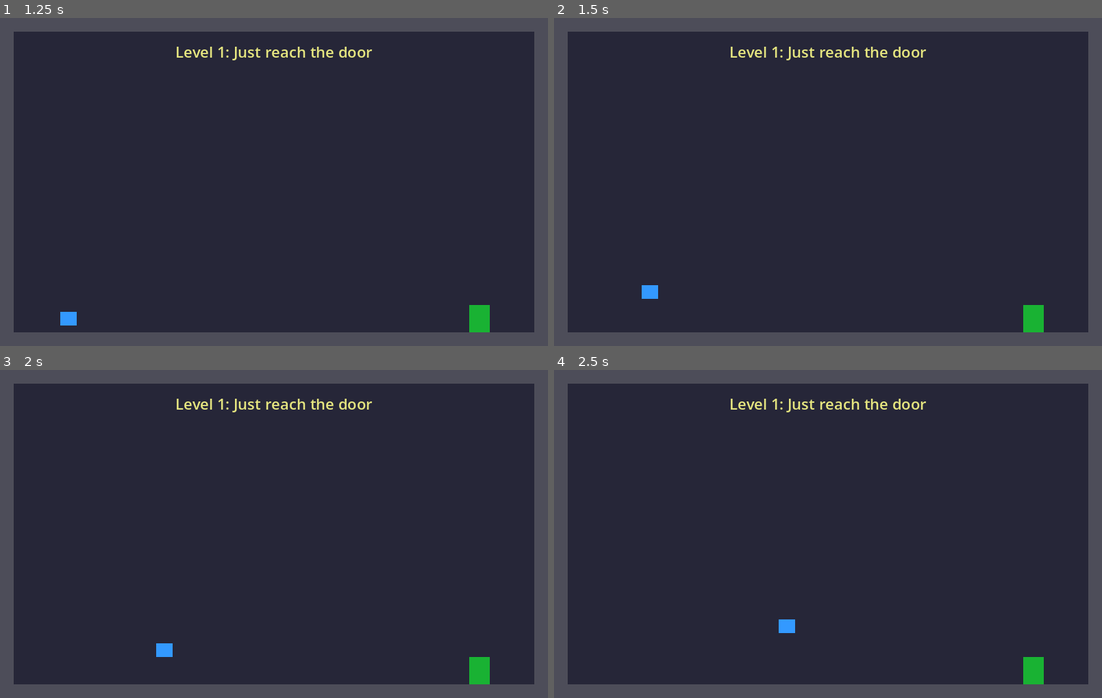
Above: before the commit, frames 1-4 (two rows, left to right).
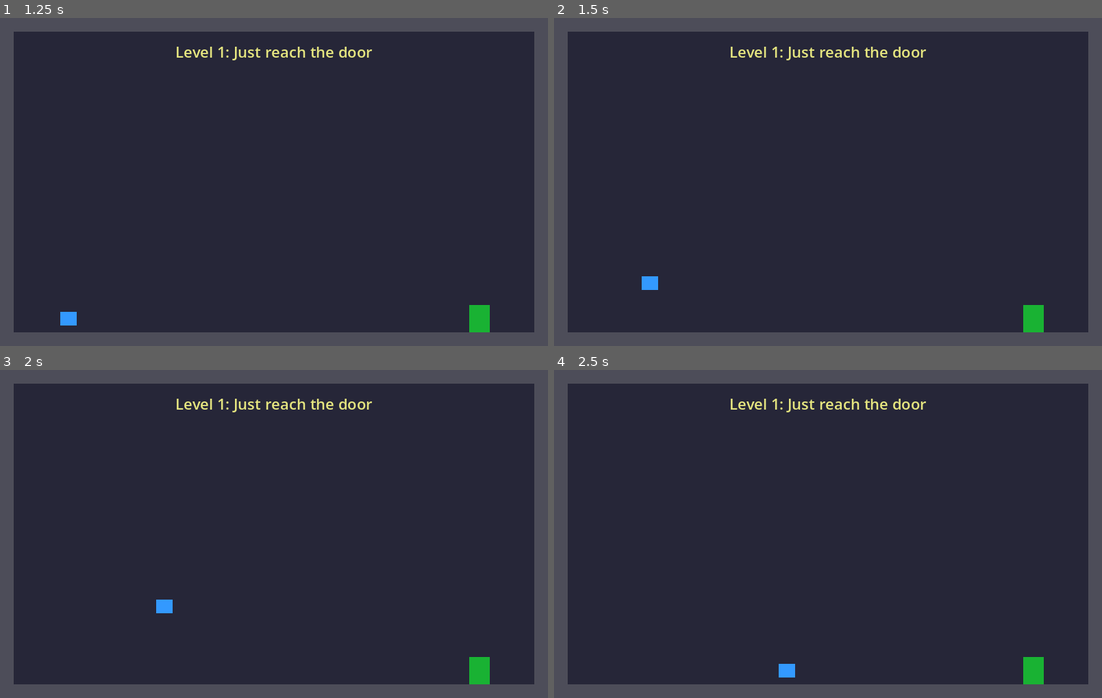
Above: after the commit, the same moments.

Repository: b1tranger/Game-Development-Journey
Game: Godot game, scene res://scenes/main_menu.tscn
Same seed, same stepped clock (60 frames per second), same inputs: the game is played once before the commit and once after it.
Inputs:
- Up to frame 1 (1.25 s): click "PLAY" at 0.5 s
- Up to frame 2 (1.5 s): tap Enter at 1.25 s; hold D (move_right) from 1.28 s (still down); tap Space (jump) at 1.35 s
- Up to frame 3 (2 s): keep holding D (move_right); tap Space (jump) at 1.52, 1.82 s
- Up to frame 4 (2.5 s): keep holding D (move_right); tap Space (jump) at 2.1, 2.27 s

Frame 1 is identical in both runs. In frame 2, 0.2% of the frame differs, in the area x 16-19%, y 78-86%; in frame 3, 0.2%, in the area x 28-32%, y 70-88%; in frame 4, 0.2%.

Commit message:
opened project in godot

Diff:
--- a/Godot_Games/project-04/components/player.gd
+++ b/Godot_Games/project-04/components/player.gd
@@ -9,7 +9,8 @@
 @export var speed: float = 200.0
 
 ## Jump velocity (negative = upward)
-@export var jump_velocity: float = -350.0
+#@export var jump_velocity: float = -350.0
+@export var jump_velocity: float = -450.0
 
 ## Gravity multiplier
 @export var gravity_multiplier: float = 1.0
--- a/Godot_Games/project-04/project.godot
+++ b/Godot_Games/project-04/project.godot
@@ -8,11 +8,15 @@
 
 config_version=5
 
+[animation]
+
+compatibility/default_parent_skeleton_in_mesh_instance_3d=true
+
 [application]
 
 config/name="That Level Again - Template"
 run/main_scene="res://scenes/main_menu.tscn"
-config/features=PackedStringArray("4.4", "Mobile")
+config/features=PackedStringArray("4.6", "Mobile")
 config/icon="res://icon.svg"
 
 [autoload]
--- a/Godot_Games/project-04/scenes/main_menu.tscn
+++ b/Godot_Games/project-04/scenes/main_menu.tscn
@@ -1,8 +1,8 @@
-[gd_scene load_steps=2 format=3 uid="uid://menu0001"]
+[gd_scene format=3 uid="uid://menu0001"]
 
-[ext_resource type="Script" path="res://scenes/main_menu.gd" id="1_script"]
+[ext_resource type="Script" uid="uid://d08ffgn44jpmb" path="res://scenes/main_menu.gd" id="1_script"]
 
-[node name="MainMenu" type="Control"]
+[node name="MainMenu" type="Control" unique_id=188539099]
 layout_mode = 3
 anchors_preset = 15
 anchor_right = 1.0
@@ -11,16 +11,16 @@
 grow_vertical = 2
 script = ExtResource("1_script")
 
-[node name="Background" type="ColorRect" parent="."]
+[node name="Background" type="ColorRect" parent="." unique_id=1493332234]
 layout_mode = 1
 anchors_preset = 15
 anchor_right = 1.0
 anchor_bottom = 1.0
 grow_horizontal = 2
 grow_vertical = 2
-color = Color(0.12, 0.12, 0.18, 1.0)
+color = Color(0.12, 0.12, 0.18, 1)
 
-[node name="CenterContainer" type="CenterContainer" parent="."]
+[node name="CenterContainer" type="CenterContainer" parent="." unique_id=884324577]
 layout_mode = 1
 anchors_preset = 15
 anchor_right = 1.0
@@ -28,38 +28,38 @@
 grow_horizontal = 2
 grow_vertical = 2
 
-[node name="VBoxContainer" type="VBoxContainer" parent="CenterContainer"]
+[node name="VBoxContainer" type="VBoxContainer" parent="CenterContainer" unique_id=1186810089]
 layout_mode = 2
 theme_override_constants/separation = 20
 
-[node name="TitleLabel" type="Label" parent="CenterContainer/VBoxContainer"]
+[node name="TitleLabel" type="Label" parent="CenterContainer/VBoxContainer" unique_id=739519010]
 layout_mode = 2
+theme_override_colors/font_color = Color(0.9, 0.9, 0.95, 1)
+theme_override_font_sizes/font_size = 42
 text = "THAT LEVEL AGAIN"
 horizontal_alignment = 1
 vertical_alignment = 1
-theme_override_font_sizes/font_size = 42
-theme_override_colors/font_color = Color(0.9, 0.9, 0.95, 1.0)
 
-[node name="SubtitleLabel" type="Label" parent="CenterContainer/VBoxContainer"]
+[node name="SubtitleLabel" type="Label" parent="CenterContainer/VBoxContainer" unique_id=1150190982]
 layout_mode = 2
+theme_override_colors/font_color = Color(0.6, 0.6, 0.7, 1)
+theme_override_font_sizes/font_size = 16
 text = "A Platformer Puzzle Template"
 horizontal_alignment = 1
 vertical_alignment = 1
-theme_override_font_sizes/font_size = 16
-theme_override_colors/font_color = Color(0.6, 0.6, 0.7, 1.0)
 
-[node name="Spacer" type="Control" parent="CenterContainer/VBoxContainer"]
+[node name="Spacer" type="Control" parent="CenterContainer/VBoxContainer" unique_id=1659745755]
+custom_minimum_size = Vector2(0, 30)
 layout_mode = 2
-custom_minimum_size = Vector2(0, 30)
 
-[node name="PlayButton" type="Button" parent="CenterContainer/VBoxContainer"]
+[node name="PlayButton" type="Button" parent="CenterContainer/VBoxContainer" unique_id=324058291]
+custom_minimum_size = Vector2(200, 50)
 layout_mode = 2
+theme_override_font_sizes/font_size = 22
+text = "PLAY"
+
+[node name="QuitButton" type="Button" parent="CenterContainer/VBoxContainer" unique_id=1113093570]
 custom_minimum_size = Vector2(200, 50)
-text = "PLAY"
+layout_mode = 2
 theme_override_font_sizes/font_size = 22
-
-[node name="QuitButton" type="Button" parent="CenterContainer/VBoxContainer"]
-layout_mode = 2
-custom_minimum_size = Vector2(200, 50)
 text = "QUIT"
-theme_override_font_sizes/font_size = 22
Not shown, added: Godot_Games/project-04/components/door.gd.uid
Not shown, added: Godot_Games/project-04/components/hidden_button.gd.uid
Not shown, added: Godot_Games/project-04/components/key_item.gd.uid
Not shown, added: Godot_Games/project-04/components/player.gd.uid
Not shown, added: Godot_Games/project-04/components/spike.gd.uid
Not shown, added: Godot_Games/project-04/icon.svg.import
Not shown, added: Godot_Games/project-04/scenes/levels/level_1.gd.uid
Not shown, added: Godot_Games/project-04/scenes/levels/level_2.gd.uid
Not shown, added: Godot_Games/project-04/scenes/levels/level_3.gd.uid
Not shown, added: Godot_Games/project-04/scenes/levels/level_4.gd.uid
Not shown, added: Godot_Games/project-04/scenes/levels/level_5.gd.uid
Not shown, added: Godot_Games/project-04/scenes/main_menu.gd.uid
(and 3 more such lines)
